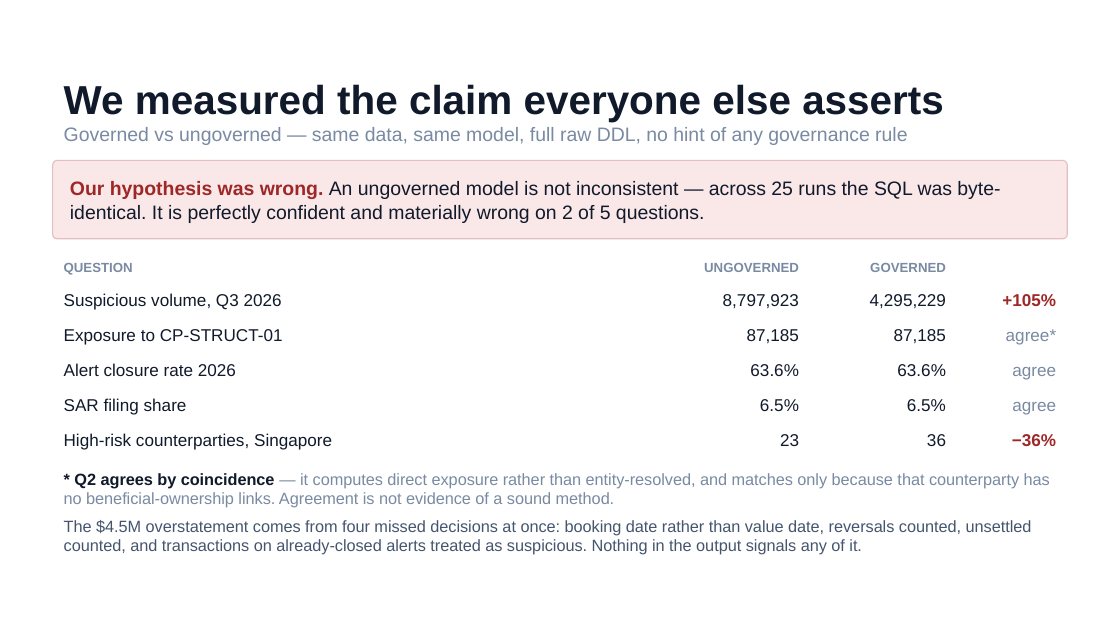
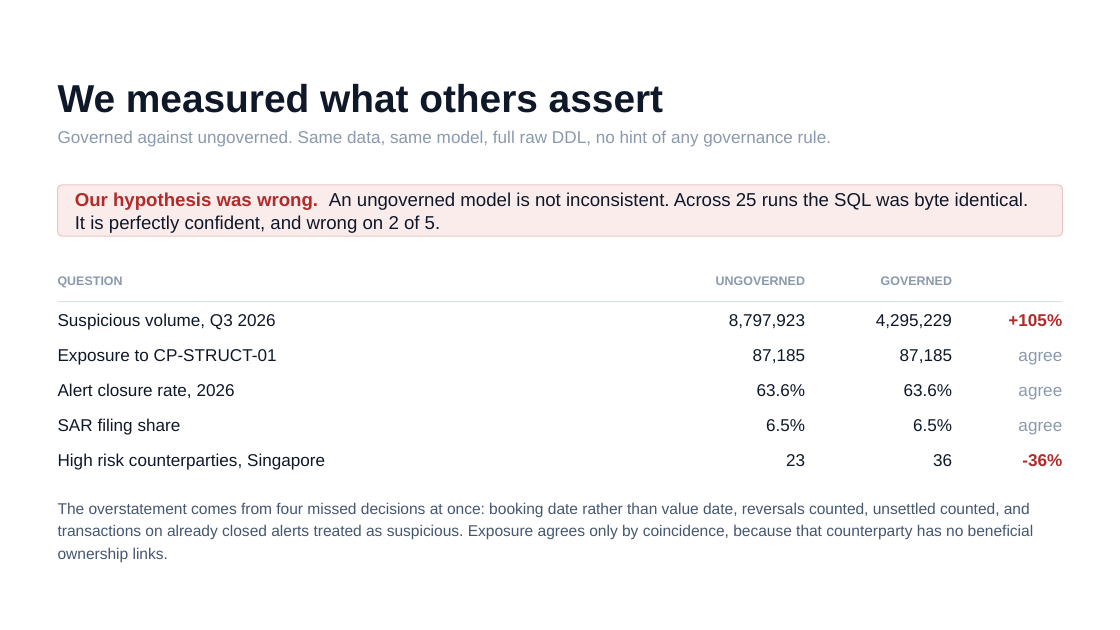
Before and after one commit to tjmanoj/papertrail, a slide deck: slide 4 of docs/submission/PaperTrail-Provenance-Prototype-Submission.pptx. Drawn at 1120x630 pixels with LibreOffice and Linux fonts; fonts in the diff are those of the drawing; background and template pictures are left out. Boxes give left, top, right and bottom in pixels: in the first picture for what was removed or moved away, otherwise in the second. Text is boxed around its words. In the diff, an @@ line names an element or a change of style, - is before the commit and + after.

Commit message:
Rebuild the deck and drop em dashes from authored files
The first deck overflowed its boxes. Every text block is now sized from a
measured line estimate before the box is drawn, so content cannot run past its
container, and each slide carries one idea instead of three. The architecture
slide is a drawn diagram with real connectors rather than stacked text panels.

Also removed the template's own scaffolding text, which was still printing
Additional Slide at the foot of the outcomes slide, and forced Arial across
every run since the template carries Manrope, which is not installed on stock
macOS and falls back badly.

Em dashes are gone from everything we wrote. They are deliberately left in
docs/coco/transcripts and docs/coco/prompts, because those are verbatim records
of what CoCo emitted and what was sent to it. Editing them to tidy a character
would falsify the evidence the submission rests on, which is a worse problem
than a dash, and a transcript is not something anyone expects a human to have
typed.

```diff
--- a/docs/submission/PaperTrail-Provenance-Prototype-Submission.pptx
+++ b/docs/submission/PaperTrail-Provenance-Prototype-Submission.pptx
@@ text at bbox=[58, 83, 663, 113]: text changed; size 26 to 25 pt; text colour #101A2B to #0F1829 @@
-We measured the claim everyone else asserts
+We measured what others assert
@@ text at bbox=[58, 130, 831, 147]: text changed; size 12.5 to 11 pt; text colour #798AA2 to #8A99AD @@
-Governed vs ungoverned — same data, same model, full raw DDL, no hint of any governance rule
+Governed against ungoverned. Same data, same model, full raw DDL, no hint of any governance rule.
@@ rounded rectangle "Our hypothesis was wrong. An ...": place and size @@
-rounded rectangle "Our hypothesis was wrong. An ..." at bbox=[53, 160, 1067, 239]
+rounded rectangle "Our hypothesis was wrong. An ..." at bbox=[57, 185, 1062, 236]
@@ rounded rectangle "Our hypothesis was wrong. An ..." at bbox=[57, 185, 1062, 236]: fill #FAE8E8 to #FBECEC; outline #E4BFBF 0.75 pt to #E8C8C8 0.75 pt; proportions changed @@
@@ text in rounded rectangle at bbox=[75, 192, 1029, 233]: text changed; size 12.5 to 12 pt; text colour #101A2B to #0F1829 @@
-Our hypothesis was wrong. An ungoverned model is not inconsistent — across 25 runs the SQL was byte-identical. It is perfectly confident and materially wrong on 2 of 5 questions.
+Our hypothesis was wrong. An ungoverned model is not inconsistent. Across 25 runs the SQL was byte identical. It is perfectly confident, and wrong on 2 of 5.
@@ text "QUESTION": place and size @@
-text "QUESTION" at bbox=[64, 263, 133, 275]
+text "QUESTION" at bbox=[58, 276, 123, 288]
@@ text "UNGOVERNED": place and size @@
-text "UNGOVERNED" at bbox=[704, 263, 799, 272]
+text "UNGOVERNED" at bbox=[716, 276, 805, 285]
@@ size 8.5 to 8 pt, text colour #798AA2 to #8A99AD; less space between paragraphs in 3 elements at bbox=[58, 276, 123, 288], bbox=[716, 276, 805, 285], bbox=[881, 276, 952, 285] @@
@@ text "GOVERNED": place and size @@
-text "GOVERNED" at bbox=[870, 263, 946, 272]
+text "GOVERNED" at bbox=[881, 276, 952, 285]
@@ text "Suspicious volume, Q3 2026": place and size @@
-text "Suspicious volume, Q3 2026" at bbox=[64, 293, 282, 310]
+text "Suspicious volume, Q3 2026" at bbox=[58, 313, 276, 330]
@@ rectangle added at bbox=[57, 301, 1062, 302], fill #D8E0EA @@
@@ text "+105%" at bbox=[1008, 314, 1062, 326]: text colour #9E2727 to #B12B2B; less space between paragraphs @@
@@ text "Exposure to CP-STRUCT-01": place and size @@
-text "Exposure to CP-STRUCT-01" at bbox=[64, 329, 283, 345]
+text "Exposure to CP-STRUCT-01" at bbox=[58, 349, 277, 365]
@@ text "agree": place and size @@
-text "agree" at bbox=[1012, 367, 1056, 380]
+text "agree" at bbox=[1018, 352, 1062, 365]
@@ text "agree" at bbox=[1018, 352, 1062, 365]: text colour #798AA2 to #8A99AD; less space between paragraphs @@
@@ text at bbox=[58, 383, 235, 398]: text changed; text colour #101A2B to #0F1829 @@
-Alert closure rate 2026
+Alert closure rate, 2026
@@ 3 texts: place and size @@
-3 texts at bbox=[894, 329, 946, 411]
+3 texts at bbox=[753, 349, 806, 431]
@@ text "agree": place and size @@
-text "agree" at bbox=[1012, 402, 1056, 415]
+text "agree" at bbox=[1018, 387, 1062, 400]
@@ text "agree" at bbox=[1018, 387, 1062, 400]: text colour #798AA2 to #8A99AD; less space between paragraphs @@
@@ text "SAR filing share": place and size @@
-text "SAR filing share" at bbox=[64, 398, 187, 415]
+text "SAR filing share" at bbox=[58, 418, 181, 435]
@@ text colour #101A2B to #0F1829; less space between paragraphs in 12 elements at bbox=[753, 349, 805, 363], bbox=[766, 419, 805, 431], bbox=[757, 384, 806, 396], bbox=[58, 313, 276, 330], bbox=[58, 349, 277, 365], bbox=[58, 418, 181, 435], bbox=[729, 314, 805, 329], bbox=[876, 314, 952, 329], bbox=[786, 454, 805, 466], bbox=[900, 349, 952, 363], bbox=[904, 384, 953, 396], bbox=[913, 419, 952, 431] @@
@@ 3 texts: place and size @@
-3 texts at bbox=[747, 329, 799, 411]
+3 texts at bbox=[900, 349, 953, 431]
@@ 4 texts: place and size @@
-4 texts at bbox=[723, 294, 1056, 446]
+4 texts at bbox=[729, 314, 1062, 466]
@@ text at bbox=[1018, 422, 1062, 435]: text changed; text colour #798AA2 to #8A99AD @@
-agree*
+agree
@@ text at bbox=[58, 453, 325, 470]: text changed; text colour #101A2B to #0F1829 @@
-High-risk counterparties, Singapore
+High risk counterparties, Singapore
@@ text at bbox=[933, 454, 952, 466]: text changed; text colour #9E2727 to #0F1829; bold off @@
-−36%
+36
@@ text at bbox=[1022, 454, 1062, 466]: text changed; text colour #101A2B to #B12B2B; bold on @@
-36
+-36%
@@ text at bbox=[58, 502, 1034, 562]: text changed; size 10.5 to 10 pt; text colour #45556E to #465770 @@
-* Q2 agrees by coincidence — it computes direct exposure rather than entity-resolved, and matches only because that counterparty has no beneficial-ownership links. Agreement is not evidence of a sound method.
-The $4.5M overstatement comes from four missed decisions at once: booking date rather than value date, reversals counted, unsettled counted, and transactions on already-closed alerts treated as suspicious. Nothing in the output signals any of it.
+The overstatement comes from four missed decisions at once: booking date rather than value date, reversals counted, unsettled counted, and transactions on already closed alerts treated as suspicious. Exposure agrees only by coincidence, because that counterparty has no beneficial ownership links.
```
Also in this commit, not shown: 4 other slides changed, 40 other files.
